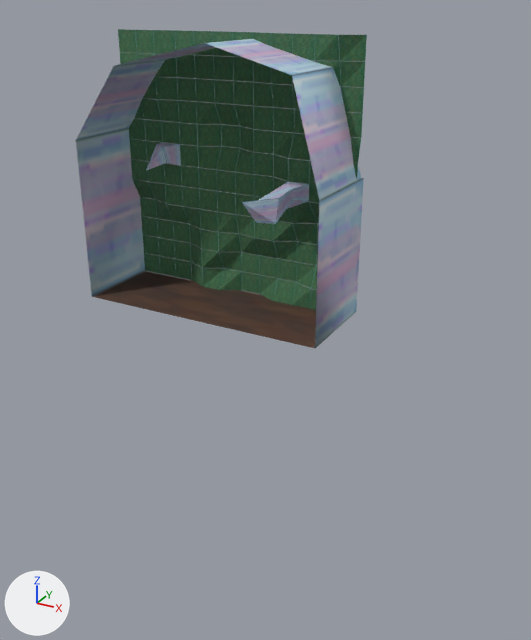
The OBJ model asset/room/arena/mesh.obj, before and after one commit.
Both versions are drawn from a 50 mm camera at (34.9, -57.7, 14.7) aimed at (3.7, -0.9, -13.7). Lighting does not change. The marker at lower left points along +X, +Y and +Z. Where no turn or scale is listed for an object, it has been applied to the vertices. Vertices at the same position are counted once.

The older version as bpy lines, for what is in view:
```python
me_default = bpy.data.meshes.new('Default')
me_default.from_pydata(...)  # 200 vertices, 326 faces; spans x -12.0..12.0, y -9.0..2.0, z -12.0..12.0
me_default.materials.append(mat_material0)
ob_default = bpy.data.objects.new('Default', me_default)
ob_default.location = (0.0, 0.0, 0.0)
```
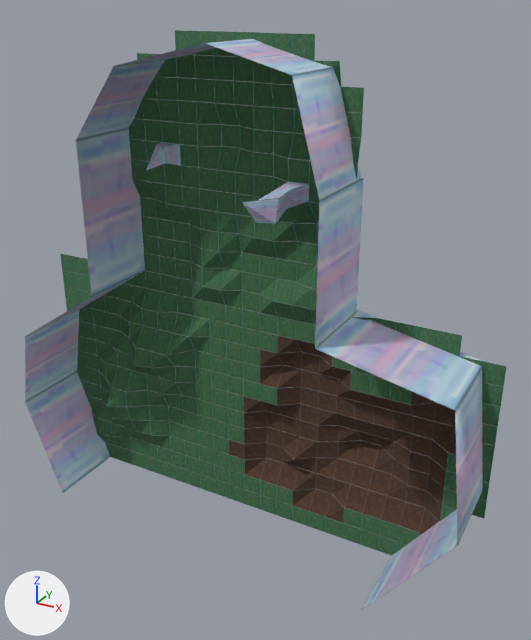
Pixel boxes [x1, y1, x2, y2] of what changed, in the pictures (531 x 640 px):
'Default', reshaped (65% wider, 81% taller): before [75, 29, 367, 349]; after [25, 30, 507, 610]
part 1 of me_default, built on: before [92, 271, 316, 349]; after [25, 254, 507, 610]
part 2 of me_default, deleted (green): before [118, 29, 175, 64]
part 3 of me_default, deleted (green): before [315, 34, 367, 88]

What changed in the scene script:
```text
Change me_default:
    used by ob_default; location = (0.0, 0.0, 0.0)
    remove me_default.from_pydata(...)  # 200 vertices, 326 faces; spans x -12.0..12.0, y -9.0..2.0, z -12.0..12.0
    add me_default.from_pydata(...)  # 553 vertices, 954 faces; spans x -24.0..26.0, y -9.0..5.0, z -38.0..12.0
    me_default part 1: 1 vertex removed from x 12.0, y 1.0, z -12.0; 362 vertices added at x -24.0..26.0, y -7.5..5.0, z -38.0..-12.0
    me_default part 2: 5 vertices removed from x -12.0..-8.0, y -0.5, z 8.0..12.0
    me_default part 3: 3 vertices removed from x 10.0..12.0, y -0.5..0.5, z 10.0..12.0
```
